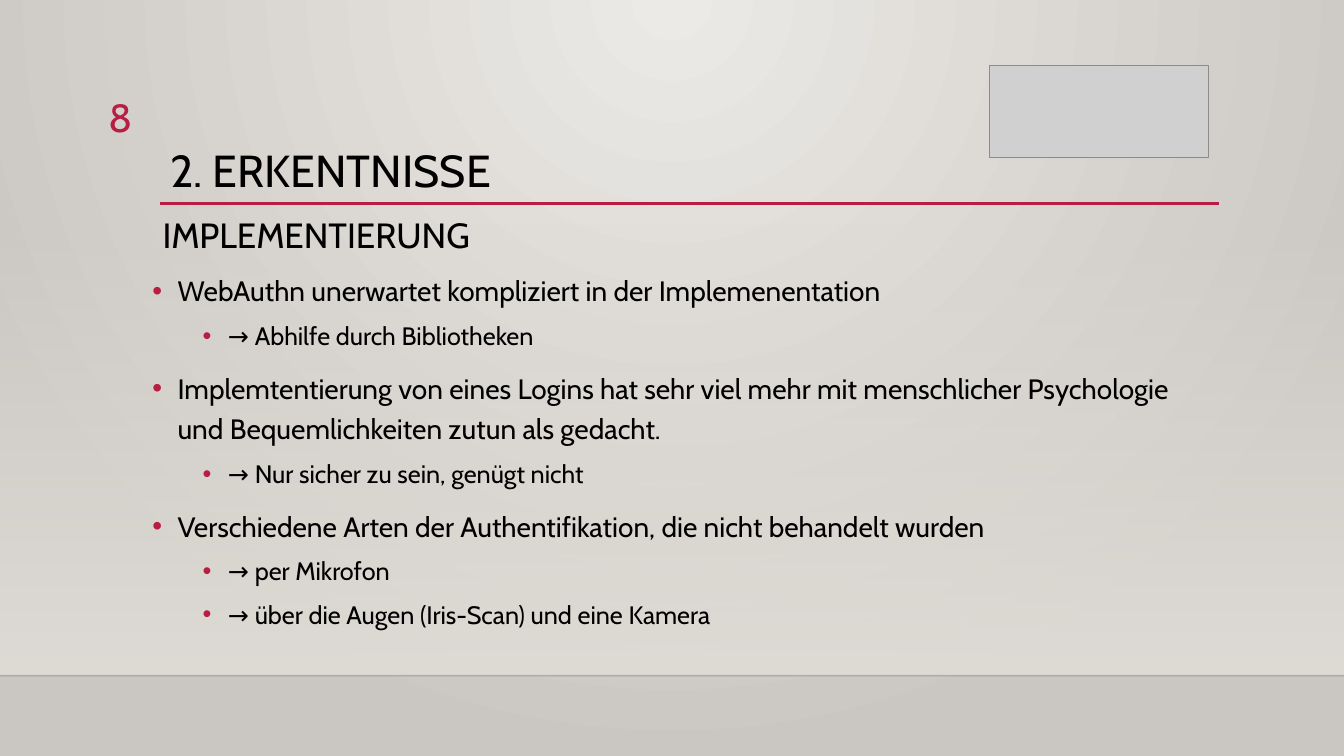
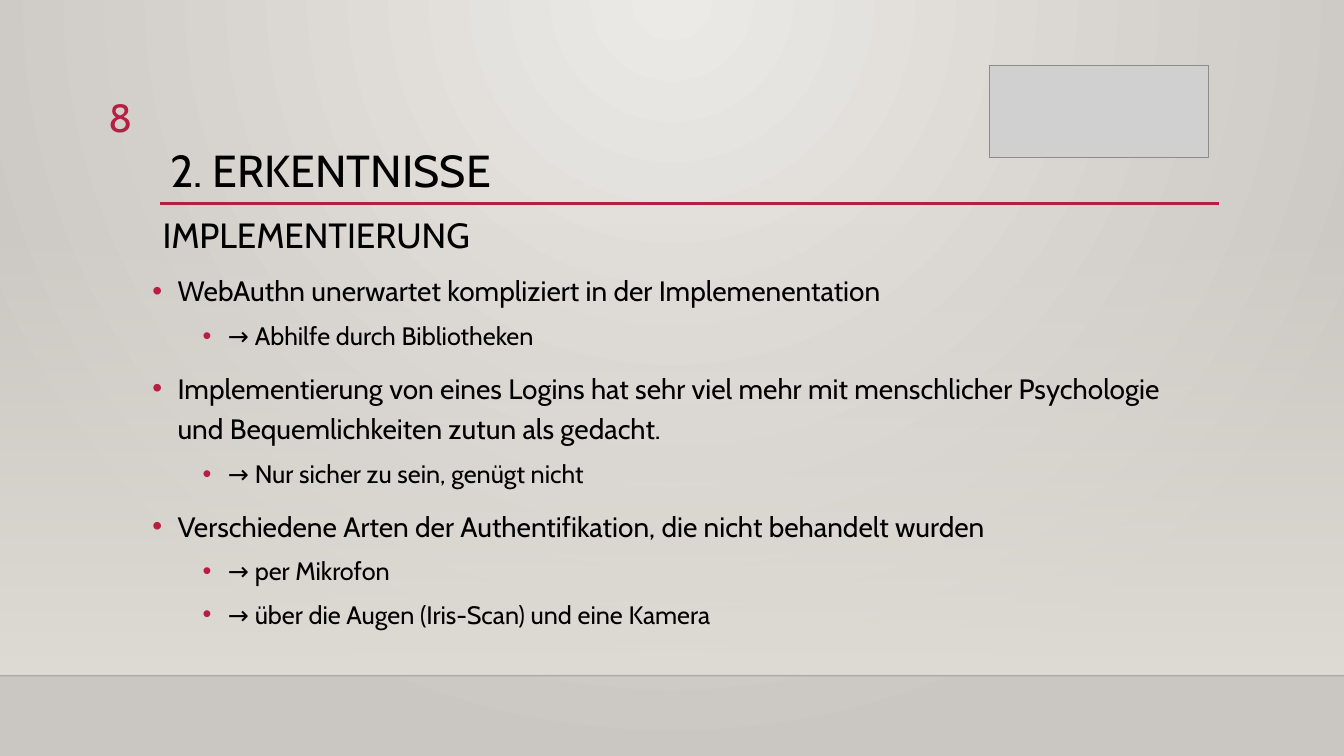
Before and after one commit to ErtugrulSener/Bachelorthesis, a slide deck: slide 8 of Colloquium/Kolloquium.pptx. Drawn at 1344x756 pixels with LibreOffice and Linux fonts; fonts in the diff are those of the drawing; grey boxes stand for pictures; background and template pictures are left out. Boxes give left, top, right and bottom in pixels: in the first picture for what was removed or moved away, otherwise in the second. Text is boxed around its words. In the diff, an @@ line names an element or a change of style, - is before the commit and + after.

```diff
--- a/Colloquium/Kolloquium.pptx
+++ b/Colloquium/Kolloquium.pptx
@@ text at bbox=[178, 378, 1160, 446]: text changed @@
-• Implemtentierung von eines Logins hat sehr viel mehr mit menschlicher Psychologie und Bequemlichkeiten zutun als gedacht.
+• Implementierung von eines Logins hat sehr viel mehr mit menschlicher Psychologie und Bequemlichkeiten zutun als gedacht.
```
Also in this commit, not shown: 1 other slide changed, 2 other files.
